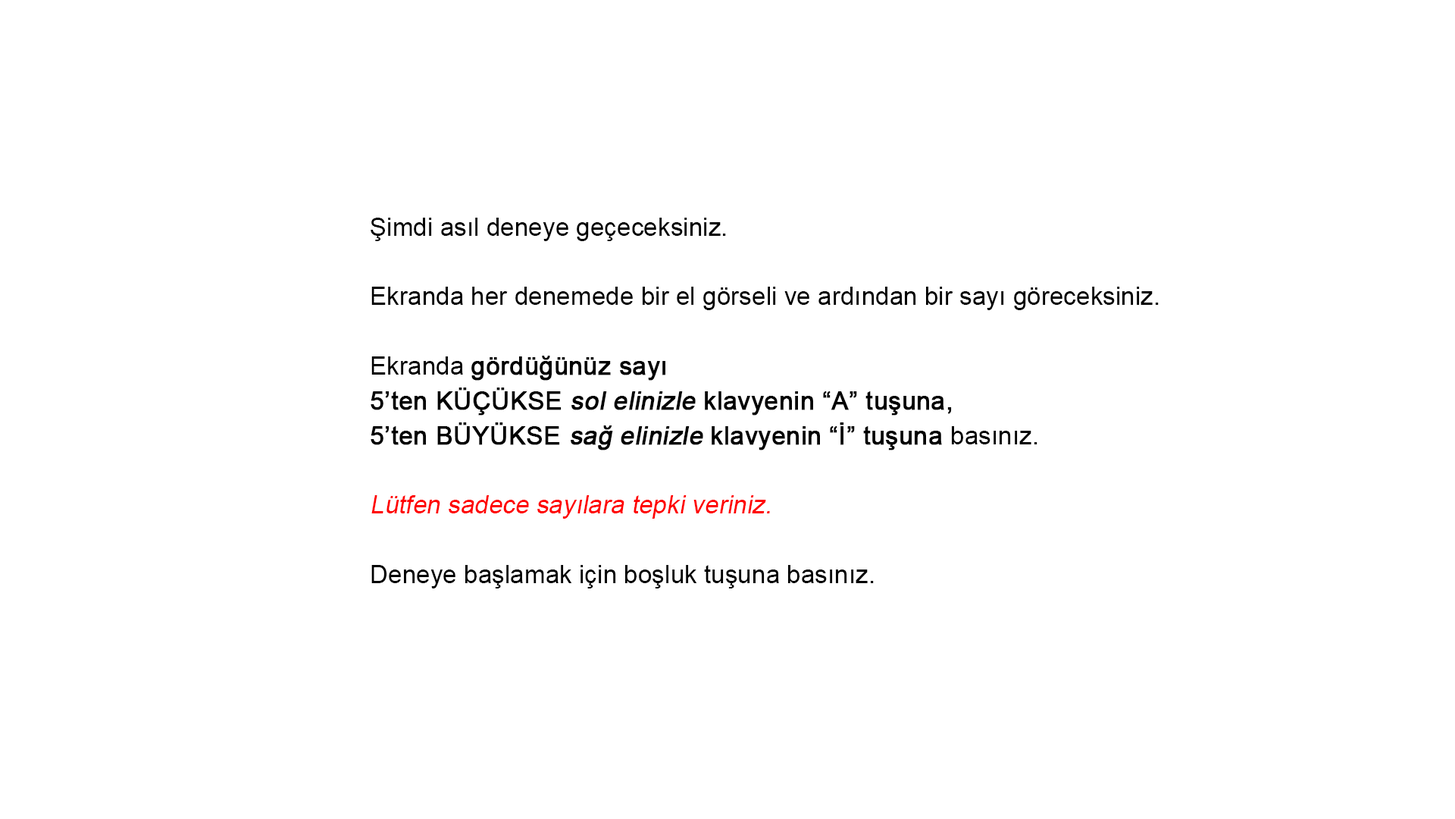
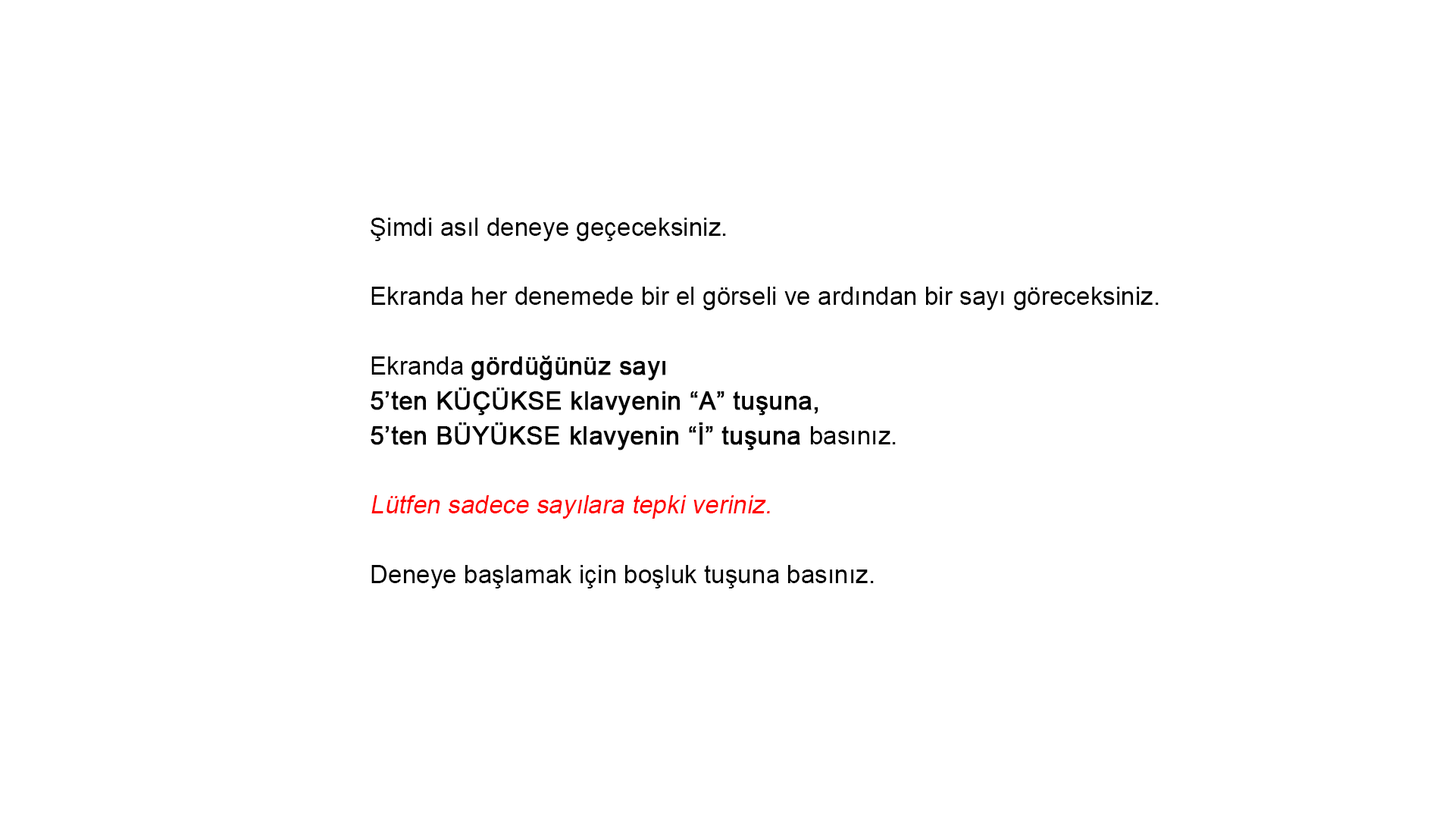
The second 1455 x 819 image is a revision of the first. Changes to its layers:
painted on "Şimdi asıl deneye geçeceksiniz. Ekranda her denemede bir el gö" over left=570, top=391, right=1038, bottom=451
